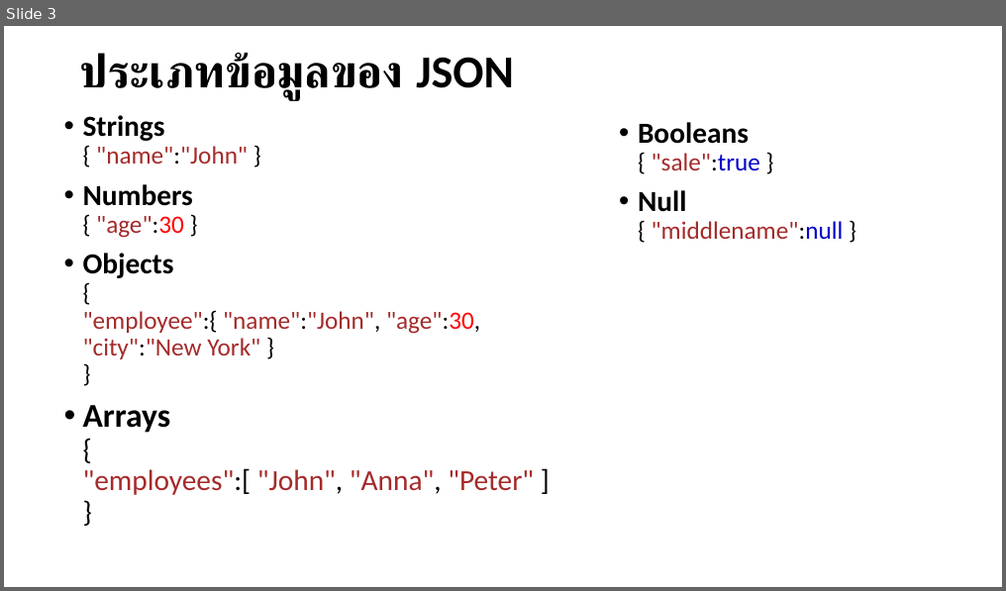
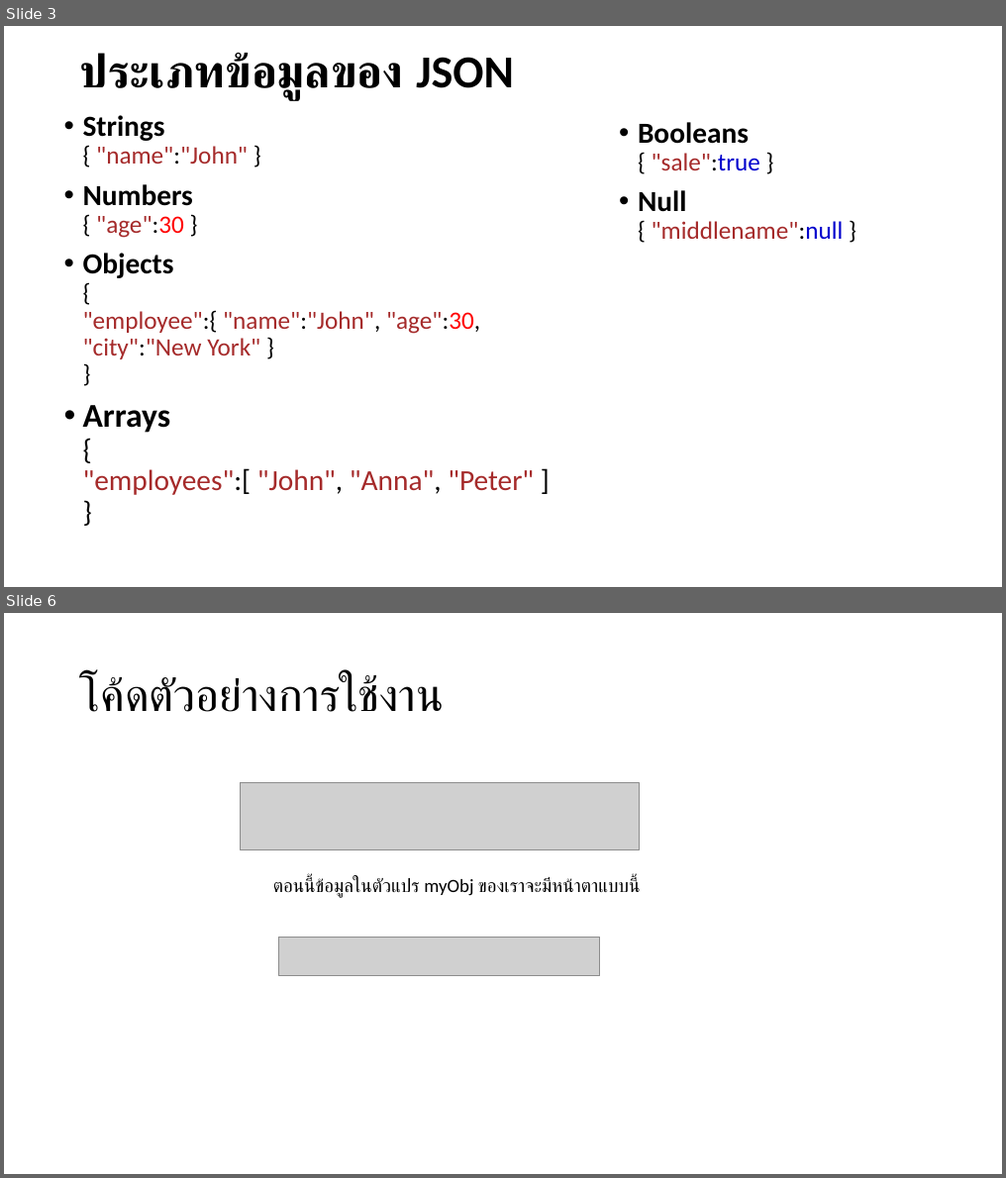
Before and after one commit to stupidwolfy/SOP_2020, a slide deck: JSON คืออะไร.pptx. Shown one above the other, each under a label of ours: slide 3 before the commit, slides 3 and 6 after it; the slides between them are not shown. The pictures are 1006x591 and 1006x1178 pixels, drawn with LibreOffice and Linux fonts; fonts in the diff are those of the drawing; grey boxes stand for pictures. Boxes give left, top, right and bottom in pixels: in the first picture for what was removed or moved away, otherwise in the second. Text is boxed around its words. In the diff, an @@ line names an element or a change of style, - is before the commit and + after.

```diff
--- a/JSON คืออะไร.pptx
+++ b/JSON คืออะไร.pptx
@@ slide 6 added at box(4, 613, 1002, 1174), background #FFFFFF @@
@@ title added at box(80, 675, 444, 712), 44 pt, text #000000 @@
+โค้ดตัวอย่างการใช้งาน
@@ picture added at box(240, 783, 639, 851) @@
@@ text added at box(273, 878, 638, 898), 18 pt, text #000000 @@
+ตอนนี้ข้อมูลในตัวแปร myObj ของเราจะมีหน้าตาแบบนี้
@@ picture added at box(279, 937, 600, 976) @@
```
Also in this commit, not shown: 2 other slides added.
